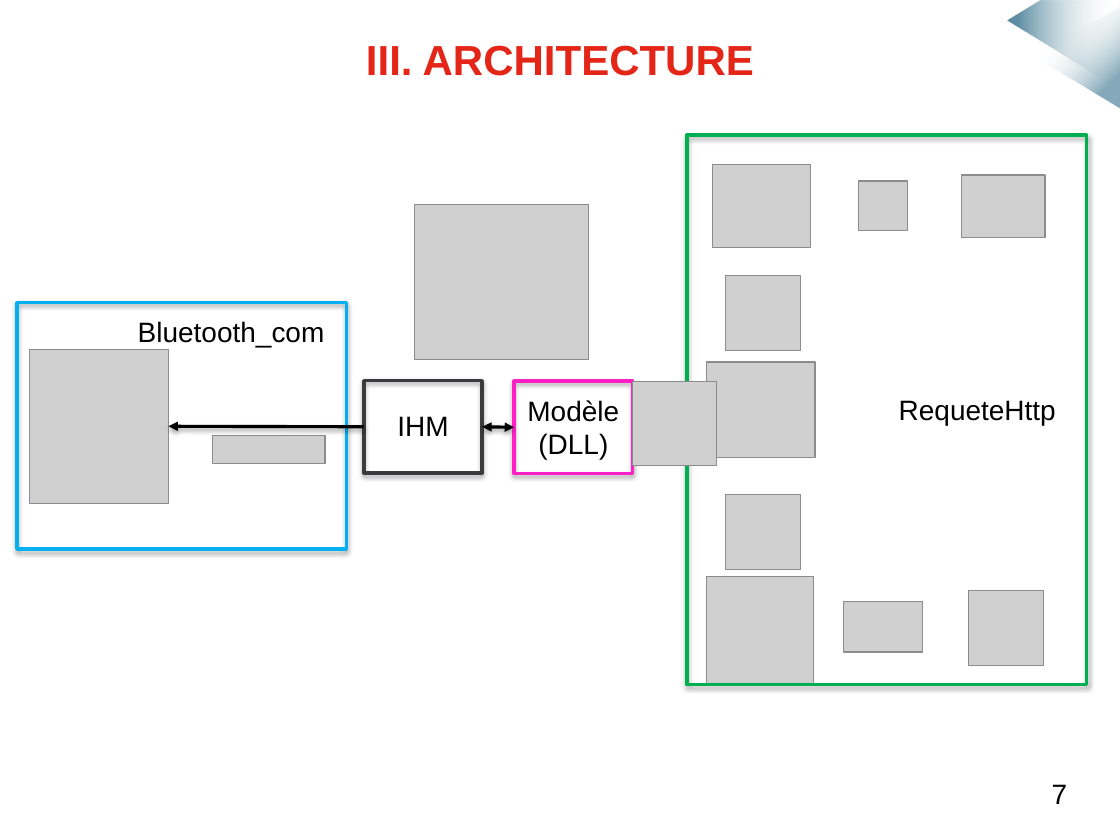
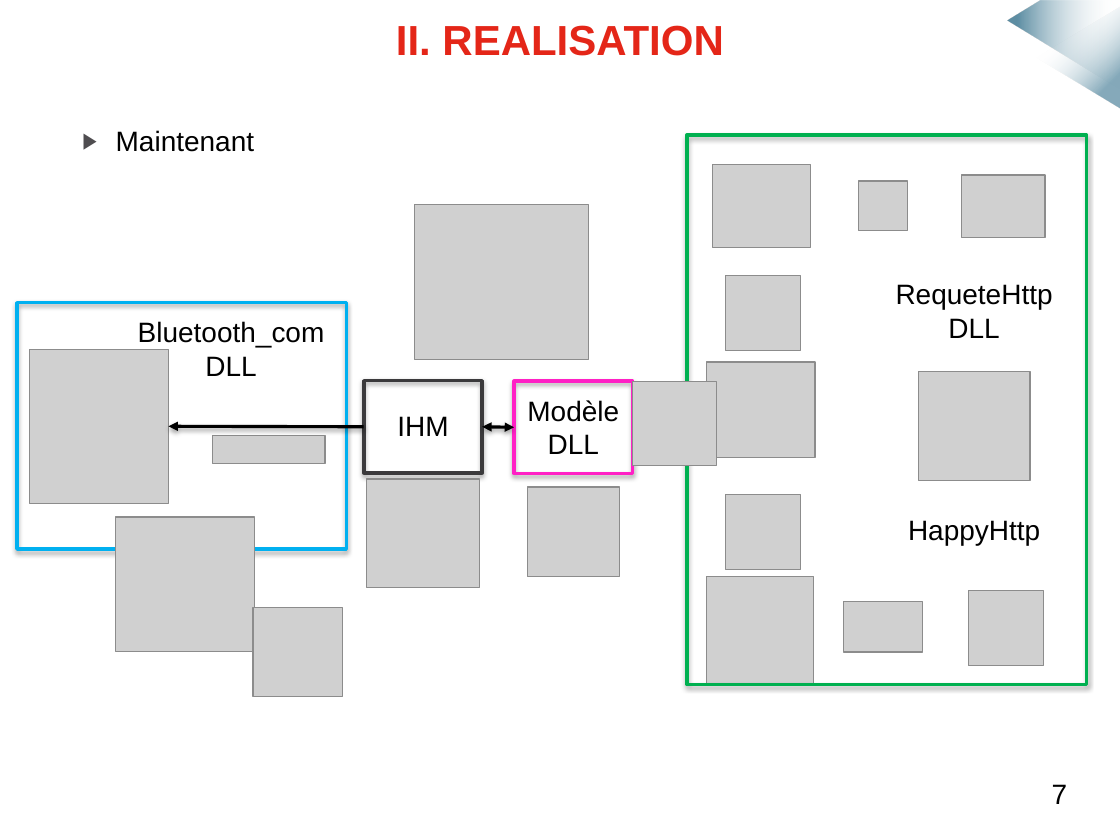
Before and after one commit to mmeven/EP_Domotique_Tablette, a slide deck: slide 11 of Rendu/Diapo_soutenance.pptx (slide 9 before the commit). Drawn at 1120x840 pixels with LibreOffice and Linux fonts; fonts in the diff are those of the drawing; grey boxes stand for pictures; background and template pictures are left out. Boxes give left, top, right and bottom in pixels: in the first picture for what was removed or moved away, otherwise in the second. Text is boxed around its words. In the diff, an @@ line names an element or a change of style, - is before the commit and + after.

```diff
--- a/Rendu/Diapo_soutenance.pptx
+++ b/Rendu/Diapo_soutenance.pptx
@@ title added at [396, 25, 723, 56], 27 pt, text #E42618, bold @@
+II. REALISATION
@@ text removed at [366, 45, 754, 76] @@
-III. ARCHITECTURE
@@ text added at [116, 130, 254, 152], 18 pt, text #000000 @@
+▶ Maintenant
@@ text "RequeteHttp": place and size @@
-text "RequeteHttp" at [899, 400, 1056, 425]
+text "RequeteHttp" at [896, 284, 1053, 338]
@@ text at [948, 318, 999, 338]: paragraph added @@
+DLL
@@ text at [205, 356, 256, 376]: paragraph added @@
+DLL
@@ picture added at [918, 371, 1030, 479] @@
@@ text at [548, 434, 599, 454]: text changed @@
-(DLL)
+DLL
@@ picture added at [366, 479, 479, 588] @@
@@ picture added at [528, 487, 619, 577] @@
@@ picture added at [115, 517, 254, 652] @@
@@ text added at [908, 520, 1040, 546], 18 pt, text #000000 @@
+HappyHttp
@@ picture added at [253, 607, 343, 697] @@
```
Also in this commit, not shown: 4 slides added, 1 slide removed.
